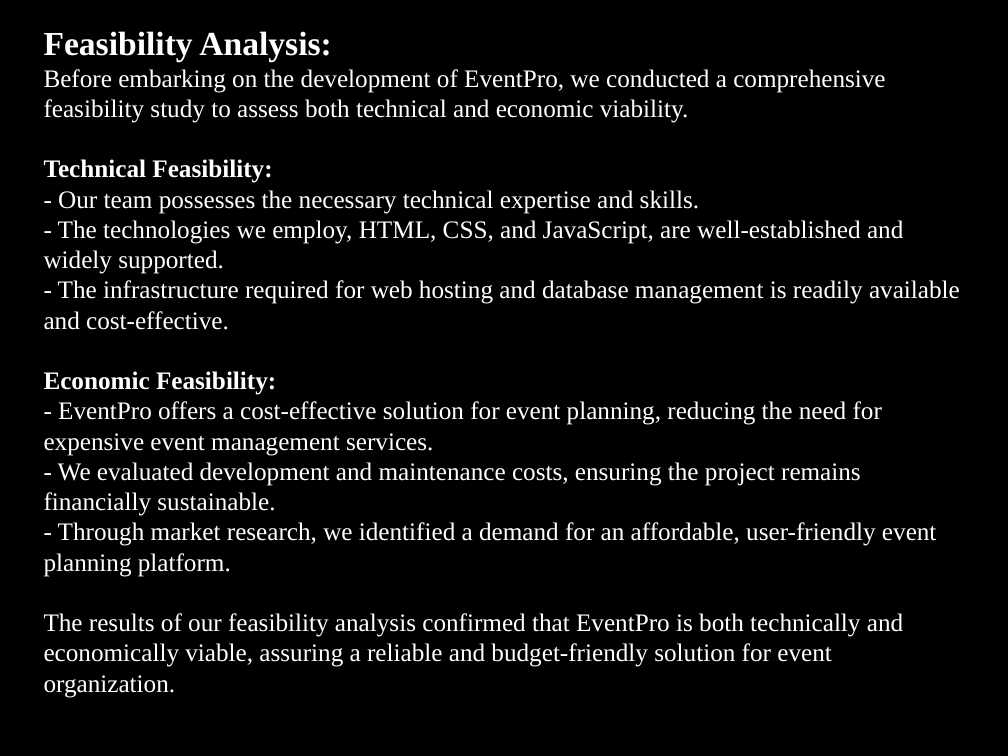
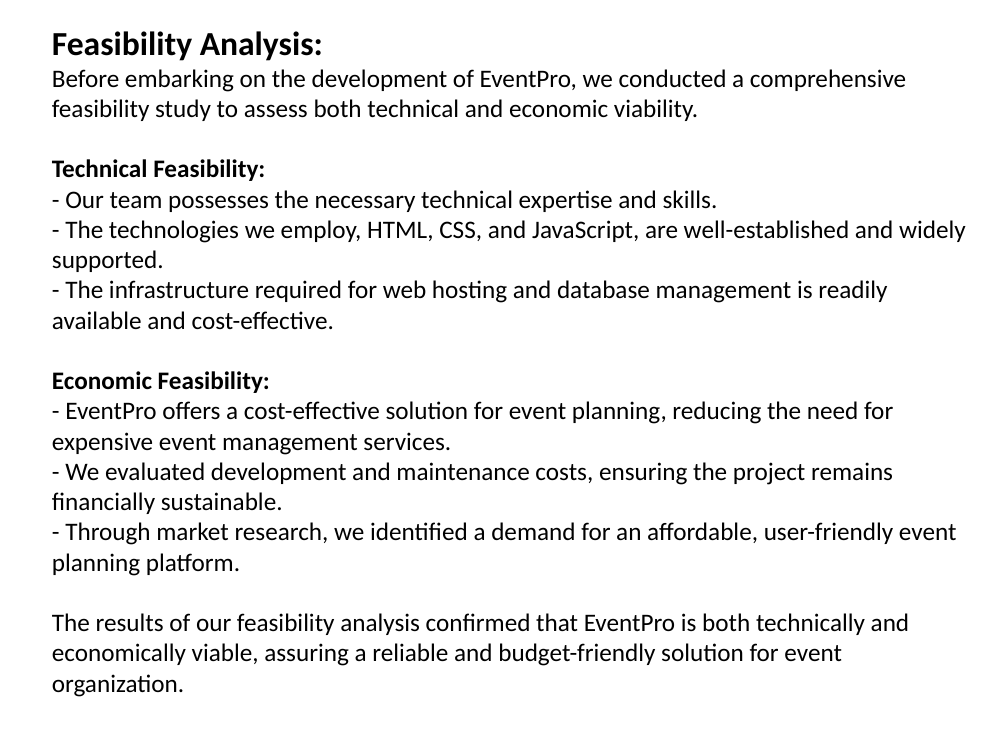
Before and after one commit to Nidhi-411/EventPro, a slide deck: slide 10 of PPts and stuff/Eventpro.pptx (slide 9 before the commit). Drawn at 1008x756 pixels with LibreOffice and Linux fonts; fonts in the diff are those of the drawing; background and template pictures are left out. Boxes give left, top, right and bottom in pixels: in the first picture for what was removed or moved away, otherwise in the second. Text is boxed around its words. In the diff, an @@ line names an element or a change of style, - is before the commit and + after.

```diff
--- a/PPts and stuff/Eventpro.pptx
+++ b/PPts and stuff/Eventpro.pptx
@@ background picture (left out) to #FFFFFF @@
@@ text "Feasibility Analysis:": place and size @@
-text "Feasibility Analysis:" at (44, 31, 960, 698)
+text "Feasibility Analysis:" at (52, 31, 966, 697)
@@ text "Feasibility Analysis:" at (52, 31, 966, 697): font Times New Roman to Calibri, text colour #FFFFFF to #000000 @@
```
Also in this commit, not shown: 21 other slides changed, 5 slides added, 5 slides removed, 1 other file.
